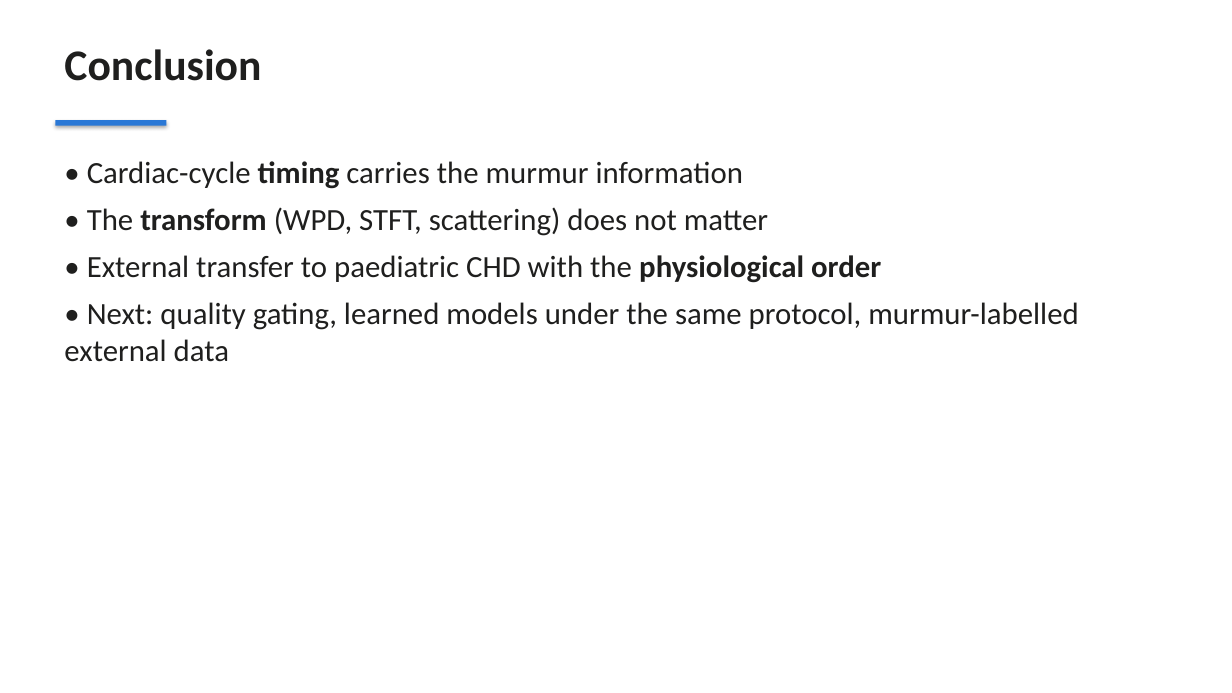
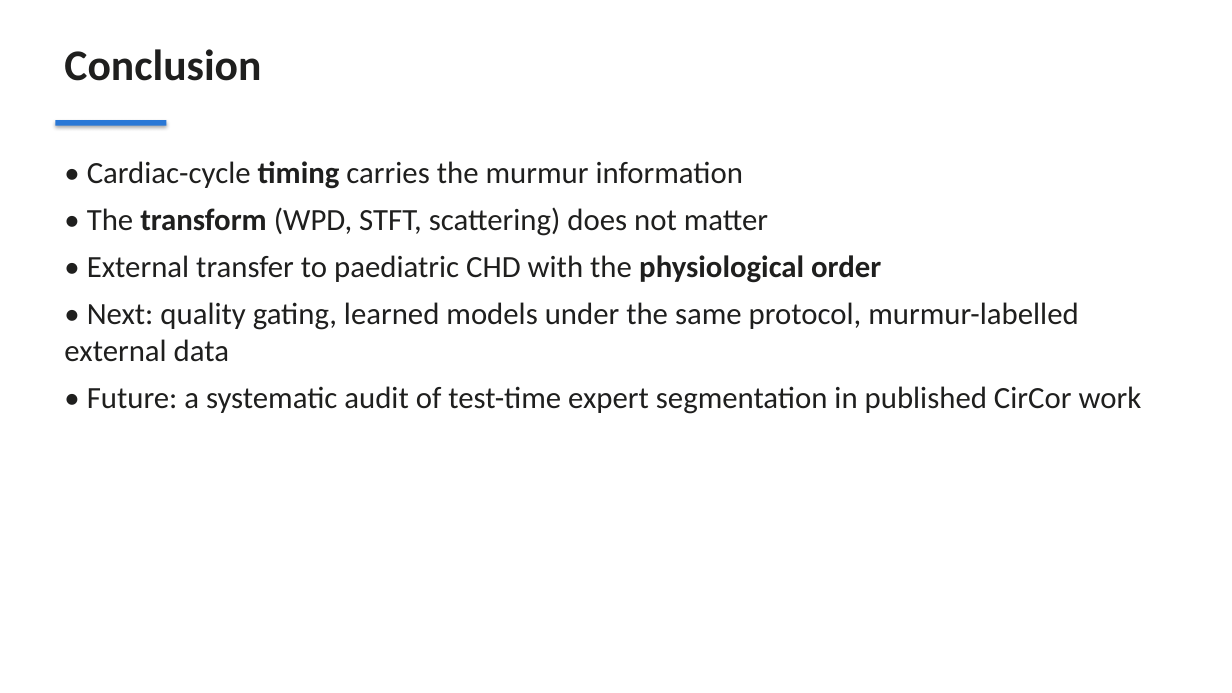
Before and after one commit to pm2m1/ec418-circor-research, a slide deck: slide 13 of report/EC418_slides.pptx. Drawn at 1232x693 pixels with LibreOffice and Linux fonts; fonts in the diff are those of the drawing. Boxes give left, top, right and bottom in pixels: in the first picture for what was removed or moved away, otherwise in the second. Text is boxed around its words. In the diff, an @@ line names an element or a change of style, - is before the commit and + after.

```diff
--- a/report/EC418_slides.pptx
+++ b/report/EC418_slides.pptx
@@ text at (87,386,1142,414): paragraph added @@
+• Future: a systematic audit of test-time expert segmentation in published CirCor work
```
Also in this commit, not shown: 1 other slide changed, 4 other files.
